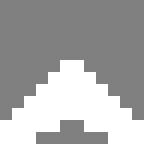
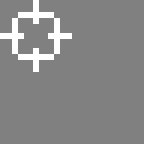
The second 144px x 144px image is a revision of the first. Changes to its layers:
added layer "Livello 2" above "Livello 1" over <box>0,0,72,72</box>
hid "Livello 1" over <box>0,60,144,144</box>
hid group "Gruppo 1" (8 layers) over <box>0,0,144,144</box>
removed layer "Rettangolo 1 copia 6" from group "Gruppo 1" over <box>0,132,36,144</box>
removed layer "Rettangolo 2 copia 9" from group "Gruppo 1" over <box>120,108,132,120</box>
removed layer "Rettangolo 2 copia 8" from group "Gruppo 1" over <box>108,96,120,108</box>
removed layer "Rettangolo 2 copia 7" from group "Gruppo 1" over <box>96,84,108,96</box>
removed layer "Rettangolo 2 copia 6" from group "Gruppo 1" over <box>84,72,96,84</box>
removed layer "Rettangolo 2 copia 5" from group "Gruppo 1" over <box>72,60,84,72</box>
removed layer "Rettangolo 2 copia 4" from group "Gruppo 1" over <box>60,60,72,72</box>
removed layer "Rettangolo 2 copia 3" from group "Gruppo 1" over <box>48,72,60,84</box>
removed layer "Rettangolo 2 copia 2" from group "Gruppo 1" over <box>36,84,48,96</box>
removed layer "Rettangolo 2 copia" from group "Gruppo 1" over <box>24,96,36,108</box>
removed layer "Rettangolo 2" from group "Gruppo 1" over <box>12,108,24,120</box>
removed layer "Rettangolo 1 copia" from group "Gruppo 1" over <box>132,120,144,132</box>
removed layer "Rettangolo 1" from group "Gruppo 1" over <box>0,120,12,132</box>
removed layer "Rettangolo 1 copia 5" from group "Gruppo 1" over <box>36,120,60,132</box>
removed layer "Rettangolo 1 copia 4" from group "Gruppo 1" over <box>60,108,84,120</box>
removed layer "Rettangolo 1 copia 3" from group "Gruppo 1" over <box>84,120,108,132</box>
removed layer "Rettangolo 1 copia 7" from group "Gruppo 1" over <box>108,132,144,144</box>
